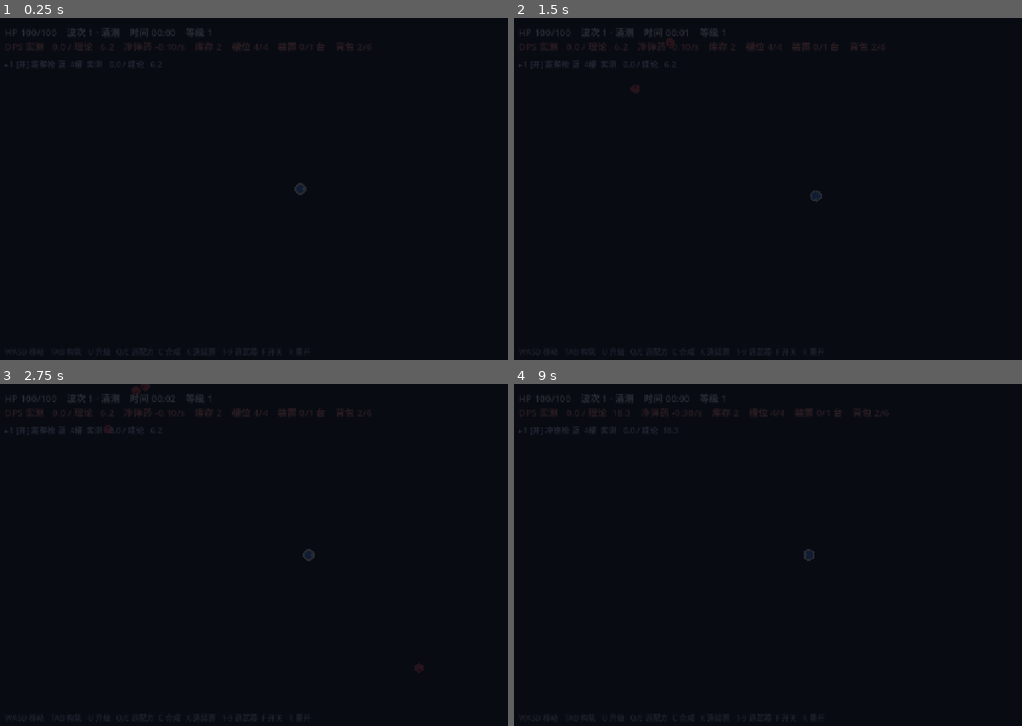
Above: before the commit, frames 1-4 (two rows, left to right).
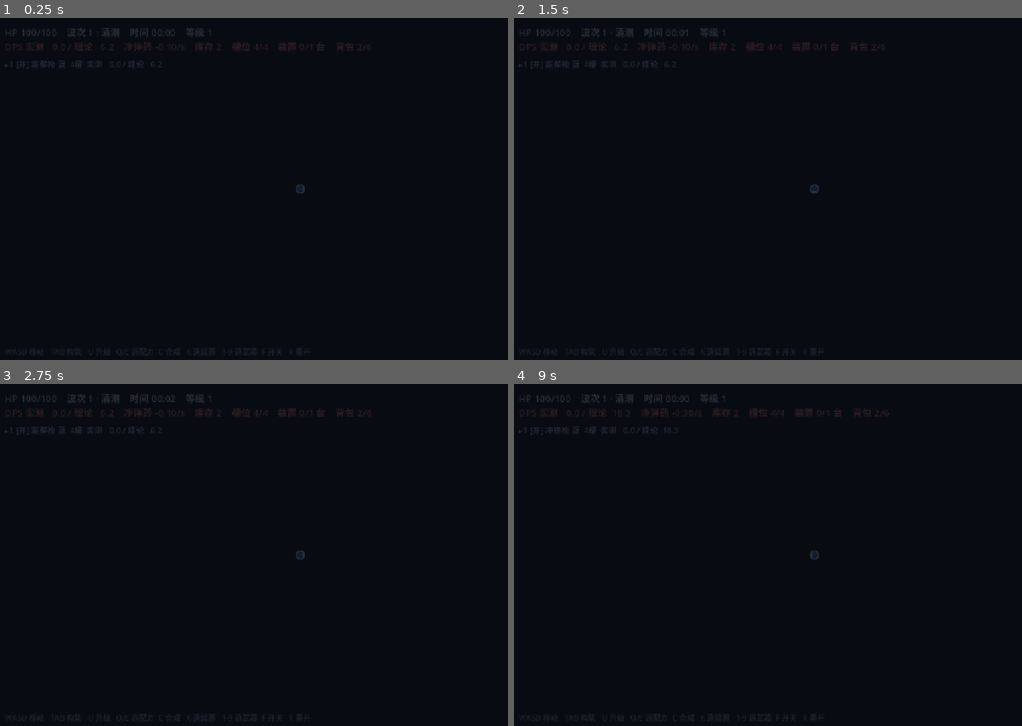
Above: after the commit, the same moments.

Repository: M1suK1/weapon-build-survivor
Game: Godot game, scene res://scenes/main.tscn
Same seed, same stepped clock (60 frames per second), same inputs: the game is played once before the commit and once after it.
Inputs:
- Up to frame 1 (0.25 s): no input
- Up to frame 2 (1.5 s): tap Enter at 0.5 s; hold D 0.53-1.28 s; tap 1 at 0.6 s; tap Space at 1.25 s; hold S from 1.28 s (still down); tap 4 at 1.35 s
- Up to frame 3 (2.75 s): tap Enter at 2 s; release S at 2.03 s; hold D from 2.03 s (still down); tap T at 2.1 s
- Up to frame 4 (9 s): tap Space at 2.75, 4.25 s; release D at 2.78 s; hold W 2.78-3.53 s; tap Tab at 2.85 s; tap Enter at 3.5 s; hold A 3.53-5.03 s; tap U at 3.6 s; tap C at 4.35 s; hold S 5.03-5.78 s; tap V at 5.1 s; hold D 5.78-6.53 s; tap B at 5.85 s; hold W 6.53-7.28 s; tap Q at 6.6 s; hold D 7.28-8.03 s; tap E at 7.35 s; hold S 8.03-8.78 s; tap X at 8.1 s; hold A from 8.78 s (still down); tap R at 8.85 s

The runs differ from the first frame. In frame 1, less than 0.1% of the frame differs, in the area x 57-61%, y 48-52%; in frame 2, 0.1%; in frame 3, 0.2%, in the area x 20-84%, y 0-85%; in frame 4, less than 0.1%.

Commit message:
feat: 模块进选中武器/掉落按血量加权/指数刷怪+12波后加速/生成半径移出屏幕/敌人环身不叠点/修 Camera2D NaN；新增 docs/reference.md 全量数据手册

Diff:
--- a/scripts/enemy.gd
+++ b/scripts/enemy.gd
@@ -26,8 +26,13 @@
 var radius := 13.0
 var kind := "flood"
 var body_color := Color(0.92, 0.30, 0.34)
+var hp_mult := 1.0  # 该种类的血量倍率：掉落量与它成正比（血厚 = 掉得多）
 var hpth := 0.0
 var hit := 0.0
+var _p: Node2D = null
+var orbit_dir := 1.0
+var hold_bias := 0.0
+var _g: Node = null
 var facing := Vector2.RIGHT
 
 ## 通用计时
@@ -44,6 +49,9 @@
 	hpth = randf() * TAU
 	shoot_t = randf() * SHOOT_CD
 	charge_cd = randf_range(1.0, 3.0)
+	orbit_dir = 1.0 if randf() < 0.5 else -1.0
+	# 每只怪站的距离不同，几十只才会围成一圈「有厚度」的包围圈，而不是挤成一个点
+	hold_bias = randf_range(0.0, 52.0)
 
 
 func _physics_process(delta: float) -> void:
@@ -117,7 +125,8 @@
 
 
 func _fire_bullet() -> void:
-	var game = get_tree().get_first_node_in_group("game")
+	var game = _g if is_instance_valid(_g) else get_tree().get_first_node_in_group("game")
+	_g = game
 	if game == null:
 		return
 	var b = Node2D.new()
--- a/scripts/game.gd
+++ b/scripts/game.gd
@@ -104,9 +104,13 @@
 const CHEST_GUARANTEE := 90.0
 const HP_BASE := 1.80
 const HP_GROWTH := 1.118
-const SPAWN_BASE := 1.20
-const SPAWN_GROWTH := 0.620
-const MAX_ENEMIES := 420
+const SPAWN_BASE := 0.90
+const SPAWN_GROWTH := 1.420
+const MAX_ENEMIES := 560
+## 生成半径必须落在**镜头视野之外**：zoom 0.62 时半个屏幕是 1032×580，
+## 对角约 1184，所以 >1200 才能保证任何角度都在屏幕外，让敌人「走」进来而不是凭空出现
+const SPAWN_R_MIN := 1220.0
+const SPAWN_R_MAX := 1400.0
 const LEVEL_COST_BASE := 3.0
 const LEVEL_COST_GROWTH := 1.18
 const CONTACT_DPS := 2.2
@@ -216,6 +220,10 @@
 var pick_delay := 0.0
 var pick_wait := 0.0
 var start_force := ""
+var swarm_test := false
+var ws_done := false
+var _cam_pos := Vector2.ZERO
+var _cam: Camera2D = null
 var shot_build := false
 var shot_bot := false
 var ff := 0.0
@@ -256,6 +264,8 @@
 			start_force = a.substr(6)
 		elif a.begins_with("pickdelay="):
 			pick_delay = float(a.substr(10))
+		elif a == "swarmtest":
+			swarm_test = true
 		elif a == "shotpick":
 			shot_pick = true
 		elif a == "shotbot":
@@ -337,12 +347,14 @@
 	player.add_to_group("player")
 	add_child(player)
 	var cam := Camera2D.new()
-	cam.position_smoothing_enabled = true
-	cam.position_smoothing_speed = 8.0
+	# 不开平滑：Godot 4.7 里 Camera2D 的 position smoothing 会和 zoom 打架，
+	# 偶尔把 screen_center 算成 NaN → 整个世界凭空消失（实测 t=520 全黑）
+	cam.position_smoothing_enabled = false
 	# 视野缩放：刷怪半径 540–660，不缩小镜头的话敌人全在屏幕外，看不到「一圈合围」
-	cam.zoom = Vector2(0.72, 0.72)
+	cam.zoom = Vector2(0.62, 0.62)
 	player.add_child(cam)
 	cam.make_current()
+	_cam = cam
 
 
 func _label(parent: Node, pos: Vector2, size: int, col: Color) -> Label:
@@ -516,6 +528,12 @@
 
 
 func _physics_process(delta: float) -> void:
+	if swarm_test and elapsed > 1.0 and not ws_done:
+		ws_done = true
+		for i in 120:
+			var gx := (i % 12) - 6
+			var gy := int(i / 12) - 5
+			_spawn_enemy_at(player.position + Vector2(gx * 52.0, gy * 46.0))
 	if dead or get_tree().paused:
 		return
 	# 升级选卡时冻结战斗（但 bot 会自动选，免得无头测试卡住）
@@ -592,6 +610,19 @@
 	# 升级与合成抢同一批材料：只在材料明显富余时升级，否则板子会被饿空
 	if bot_ticks % 3 == 0 and _inv_total() >= level_cost() * 2:
 		try_level()
+	# 每 ~4 秒把编辑目标切到「最空的那把枪」，让材料摊到各把武器上（否则全堆在第一把）
+	if bot_ticks % 8 == 0:
+		var pick_i := sel
+		var best_n := 99
+		for i in weapons.size():
+			var n2 := 0
+			for m2 in weapons[i]["slots"]:
+				if m2 != null:
+					n2 += 1
+			if n2 < best_n:
+				best_n = n2
+				pick_i = i
+		_use_weapon(pick_i)
 	var guard := 0
 	while guard < 4 and try_craft():
 		guard += 1
@@ -663,22 +694,24 @@
 	var comp := ""
 	for m in weapon.slots:
 		comp += "." if m == null else str(int(m.tier))
-	print("t=%3d w=%2d hp=%3d dps=%5.1f need=%5.1f drop=%.2f burn=%.2f lvl=%2d slot=%d/%d dev=%d/%d [%s] inv=[%s] c=%d/%d/%d/%d kills=%d dmg c%.0f/b%.0f/d%.0f alive=%d" % [
+	print("t=%3d w=%2d hp=%3d dps=%5.1f need=%5.1f drop=%.2f burn=%.2f lvl=%2d slot=%d/%d dev=%d/%d [%s] inv=[%s] c=%d/%d/%d/%d kills=%d dmg c%.0f/b%.0f/d%.0f alive=%d ppos=%.0f,%.0f cpos=%.0f,%.0f" % [
 		int(pt_t), wave, int(maxf(hp, 0.0)), cur_dps(), need,
 		cur_drop(), cur_burn(), level, _count_filled(), _board_weapon()["slots"].size(),
 		_busy_devices(), devices.size(), comp, _inv_str(),
 		crafted.get("base", 0), crafted.get("add", 0), crafted.get("amp", 0), crafted.get("reson", 0), kills_total,
 		float(dmg_src["contact"]), float(dmg_src["bullet"]), float(dmg_src["dash"]),
-		get_tree().get_nodes_in_group("enemy").size(),
+		get_tree().get_nodes_in_group("enemy").size(), player.position.x, player.position.y, _cam_pos.x, _cam_pos.y,
 	])
 
 
 func _hud_tick(delta: float) -> void:
+	if _cam != null:
+		_cam_pos = _cam.get_screen_center_position()
 	flash_t = maxf(0.0, flash_t - delta)
 	if elapsed - last_hit_t > REGEN_DELAY:
 		hp = minf(max_hp, hp + (REGEN_RATE + 0.5 * float(_bl("regen"))) * delta)
 	# 构筑屏/死亡屏打开时不要红色受击遮罩，否则整个面板被染红
-	flash.color = Color(1, 0.2, 0.25, 0.0 if (build_root.visible or dead) else flash_t * 0.9)
+	flash.color = Color(1, 0.2, 0.25, 0.0 if (build_root.visible or dead) else minf(flash_t * 0.9, 0.26))
 	if pulse_t > 0.0:
 		pulse_t = maxf(0.0, pulse_t - delta)
 	for i in range(shots.size() - 1, -1, -1):
@@ -697,8 +730,11 @@
 		_refresh_hud()
 
 
+## 波次血量：12 波之前走平缓曲线；之后额外乘 1.045/波 —— 这时玩家武器基本成型，
+## 难度不提就会被碾压（曲线要追着玩家的构筑跑，而不是线性增长）
 func _wave_hp() -> float:
-	return HP_BASE * pow(HP_GROWTH, wave - 1)
+	var late := maxf(0.0, float(wave - 12))
+	return HP_BASE * pow(HP_GROWTH, wave - 1) * pow(1.045, late)
 
 
 ## 当前波次的编成模板（每 5 波循环一次）
@@ -722,8 +758,9 @@
 ## → 每波「总血量/秒」大致相同，但密度与单个强度差别很大（这就是玩法的差别）
 ## 上限 1.7× 是同血量预算的补充：速度快的怪本来就多，不给上限疾行波会变成 9 只/秒的墙
 func _spawn_rate() -> float:
-	var base: float = SPAWN_BASE + wave * SPAWN_GROWTH
-	var raw: float = base * float(_plan()["coeff"]) / maxf(_plan_avg_mult(), 0.05)
+	# 数量优先：指数刷怪（1.20 × 1.19^波），血量只温和地涨，压力主要来自「人多」
+	var base: float = SPAWN_BASE * pow(SPAWN_GROWTH, float(wave))
+	var raw: float = base * float(_plan()["coeff"])
 	return minf(raw, base * 1.8)
 
 
@@ -1161,7 +1198,7 @@
 
 func _emit_pattern(id: String, n: int) -> void:
 	var base_ang: float = rng.randf() * TAU
-	var rad: float = rng.randf_range(540.0, 660.0)
+	var rad: float = rng.randf_range(SPAWN_R_MIN, SPAWN_R_MAX)
 	for i in n:
 		var pos: Vector2
 		match id:
@@ -1178,7 +1215,7 @@
 				var a3 := base_ang + TAU * float(i) / float(n)
 				pos = player.position + Vector2.from_angle(a3) * rad
 			_:
-				pos = player.position + Vector2.from_angle(rng.randf() * TAU) * rng.randf_range(520.0, 660.0)
+				pos = player.position + Vector2.from_angle(rng.randf() * TAU) * rng.randf_range(SPAWN_R_MIN, SPAWN_R_MAX)
 		if get_tree().get_nodes_in_group("enemy").size() >= MAX_ENEMIES:
 			return
 		_spawn_enemy_at(pos)
@@ -1186,7 +1223,7 @@
 
 func _spawn_enemy(forced: String = "") -> void:
 	var ang: float = rng.randf() * TAU
-	_spawn_enemy_at(player.position + Vector2.from_angle(ang) * rng.randf_range(520.0, 660.0), forced)
+	_spawn_enemy_at(player.position + Vector2.from_angle(ang) * rng.randf_range(SPAWN_R_MIN, SPAWN_R_MAX), forced)
 
 
 func _spawn_enemy_at(pos: Vector2, forced: String = "") -> void:
@@ -1197,6 +1234,7 @@
 	e.add_to_group("enemy")
 	e.position = pos
 	e.kind = kind
+	e.hp_mult = float(kd["hp_mult"])
 	e.radius = float(kd["radius"])
 	e.body_color = kd["color"]
 	e.max_hp = _wave_hp() * float(kd["hp_mult"])
@@ -1429,7 +1467,12 @@
 func _kill(e: Node2D) -> void:
 	kills_total += 1
 	kill_times.append(elapsed)
-	if rng.randf() < DROP_CHANCE + 0.04 * float(_bl("drop")):
+	# 掉落与血量成正比：血厚的敌人掉更多（平均值 = DROP_CHANCE，所以总产出不变，只是分配变公平）
+	var chance := (DROP_CHANCE + 0.04 * float(_bl("drop"))) * float(e.hp_mult) / maxf(_plan_avg_mult(), 0.35)
+	while chance >= 1.0:
+		_spawn_pickup(e.position, "base")
+		chance -= 1.0
+	if rng.randf() < chance:
 		_spawn_pickup(e.position, "base")
 	if e.kind == "charger" and rng.randf() < 0.5:
 		_spawn_chest(e.position)
@@ -1529,7 +1572,10 @@
 	var id: String = pool[rng.randi() % pool.size()]
 	var q := _chest_quality()
 	var w := _make_weapon(id, q)
-	w["slots"][0] = _new_module("base")
+	# 新武器自带几块料，否则「宝箱给的新枪」永远只有 1 个基础模块，等于废铁
+	var seeded := 1 + int(wave / 8)
+	for i in mini(seeded, (w["slots"] as Array).size()):
+		w["slots"][i] = _new_module("base" if i == 0 else ("add" if wave >= 10 else "base"))
 	weapons.append(w)
 	# 不自动切到新武器：切过去会把「合成目标」和「当前编辑」拆成两把枪，两边都喂不饱
 	_refresh_hud()
@@ -1785,20 +1831,21 @@
 	return best
 
 
-func _install(mid: String) -> void:
-	var w := _board_weapon()
-	var sl: Array = w["slots"]
+func _install(mid: String, w = null) -> void:
+	# 手动构筑（合成/升级/拾取）默认装到「当前选中的那把」，玩家按 1-9 切枪就能分别喂饱
+	var ww: Dictionary = weapon if w == null else w
+	var sl: Array = ww["slots"]
 	# 增幅是「支撑件」：板上一旦有载体（共振）且支撑已经 2 个，就攒在库存里当共振的料
 	if mid == "amp" and _installed_count(4) >= 1 and _installed_id("amp") >= 2:
 		_add_inv(mid, 1)
 		return
-	var now := _board_total(w)
+	var now := _board_total(ww)
 	var best := -1
 	var best_v := now + 0.001
 	for i in sl.size():
 		var m = sl[i]
 		sl[i] = _new_module(mid)
-		var v := _board_total(w)
+		var v := _board_total(ww)
 		sl[i] = m
 		if v > best_v:
 			best_v = v
@@ -2054,7 +2101,7 @@
 func _auto_recipe() -> String:
 	# 板子没满 → 先拿加法把格子垫起来；满了 → 先攒增幅，够 2 个立刻换共振
 	var empty := 0
-	var sl: Array = _board_weapon()["slots"]
+	var sl: Array = weapon["slots"]
 	for i in sl.size():
 		if sl[i] == null:
 			empty += 1
@@ -2074,7 +2121,7 @@
 
 func _installed_count(t: int) -> int:
 	var n := 0
-	for m in _board_weapon()["slots"]:
+	for m in weapon["slots"]:
 		if m != null and int(m["tier"]) == t:
 			n += 1
 	return n
@@ -2082,14 +2129,14 @@
 
 func _installed_id(mid: String) -> int:
 	var n := 0
-	for m in _board_weapon()["slots"]:
+	for m in weapon["slots"]:
 		if m != null and String(m["id"]) == mid:
 			n += 1
 	return n
 
 
 func add_module(mid: String) -> void:
-	var sl: Array = _board_weapon()["slots"]
+	var sl: Array = weapon["slots"]
 	for i in sl.size():
 		if sl[i] == null:
 			sl[i] = _new_module(mid)
Binary file changed: docs/screenshots/combat.png
Not shown, changed: README.md
Not shown, added: docs/reference.md
